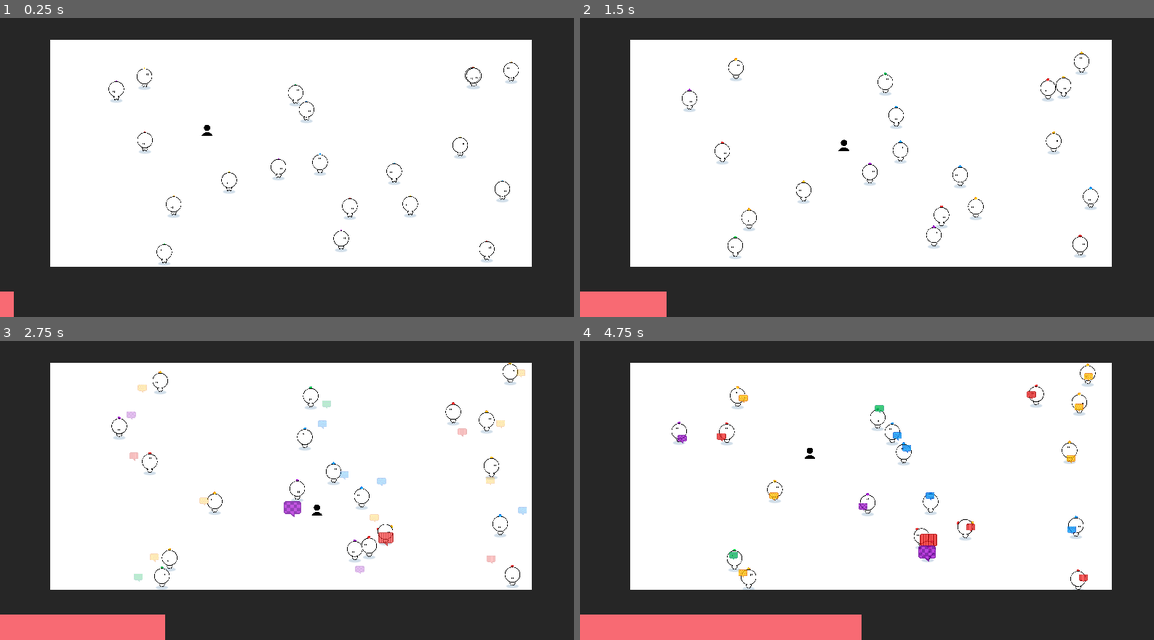
Above: before the commit, frames 1-4 (two rows, left to right).
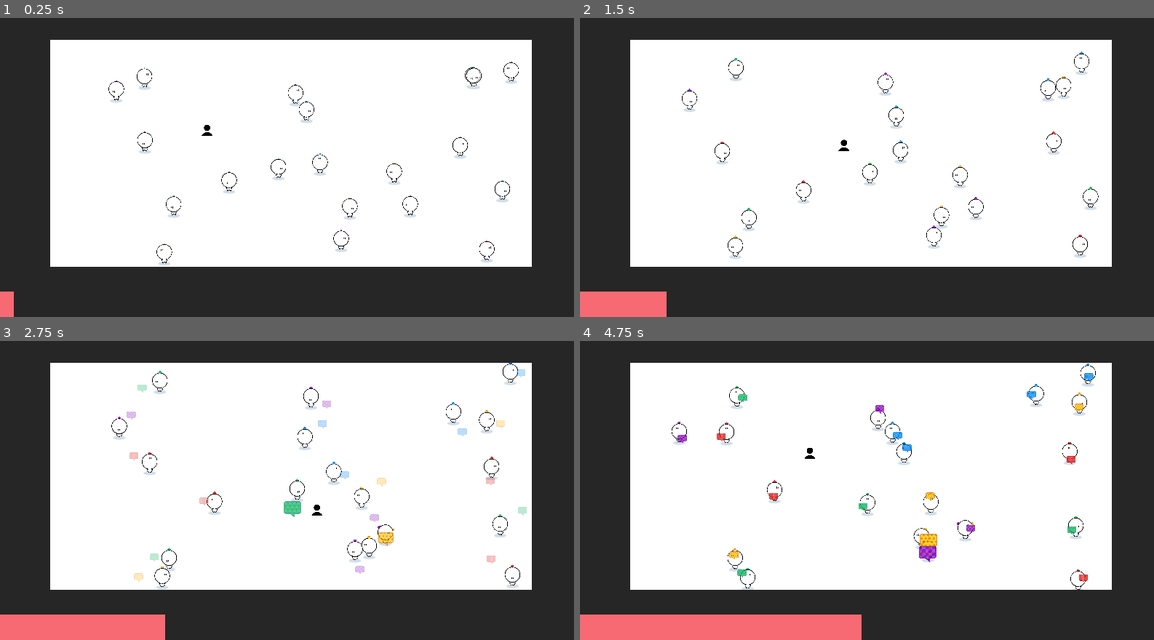
Above: after the commit, the same moments.

Repository: haihala/mankind-knew
Game: Godot game, scene res://world.tscn
Two runs of this game, one before a commit and one after it. Both use one fixed random seed, a clock stepped at 60 frames per second and the inputs below.
Inputs:
- Up to frame 1 (0.25 s): no input
- Up to frame 2 (1.5 s): hold D (move_right) 0.53-1.28 s; hold S (move_down) from 1.28 s (still down)
- Up to frame 3 (2.75 s): release S (move_down) at 2.03 s; hold D (move_right) from 2.03 s (still down)
- Up to frame 4 (4.75 s): release D (move_right) at 2.78 s; hold W (move_up) 2.78-3.53 s; hold A (move_left) from 3.53 s (still down)

The runs differ from the first frame. In frame 1, less than 0.1% of the frame differs, in the area x 24-90%, y 14-78%; in frame 2, 0.2%; in frame 3, 0.9%; in frame 4, 1.1%, in the area x 15-90%, y 7-84%.

Commit message:
Even out how initial beliefs are done

Diff:
--- a/godot-project/npc.gd
+++ b/godot-project/npc.gd
@@ -13,6 +13,7 @@
 var prev_direction: Vector2
 var beliefs: Dictionary = {}
 var total_belief: float = 0
+var initial_belief: Belief
 
 func _ready() -> void:
 	assert(colors.size() == Belief.values().size())
@@ -20,7 +21,7 @@
 
 	for belief in Belief.values():
 		beliefs[belief] = 0
-	add_belief(Belief.values().pick_random(), Projectile.size)
+	add_belief(initial_belief, Projectile.size)
 	update_decisions()
 
 func _physics_process(_delta: float) -> void:
--- a/godot-project/npc_spawner.gd
+++ b/godot-project/npc_spawner.gd
@@ -14,4 +14,5 @@
 		var npc = npc_scene.instantiate()
 		npc.position.x = randf_range(min_x, max_x)
 		npc.position.y = randf_range(min_y, max_y)
+		npc.initial_belief = i % NPC.Belief.values().size()
 		get_parent().add_child.call_deferred(npc)
--- a/godot-project/projectile.gd
+++ b/godot-project/projectile.gd
@@ -29,8 +29,8 @@
 
 	# Scale self on hit
 	var scale_phase = $SizeAdjustmentTimer.time_left / $SizeAdjustmentTimer.wait_time
-	var ease = 1-pow(2*scale_phase-1, 2)
-	var scaler = 1 + ease * on_hit_grow
+	var easing = 1-pow(2*scale_phase-1, 2)
+	var scaler = 1 + easing * on_hit_grow
 	scale = Vector2(scaler, scaler)
 
 func collision(body: Node2D) -> void:
